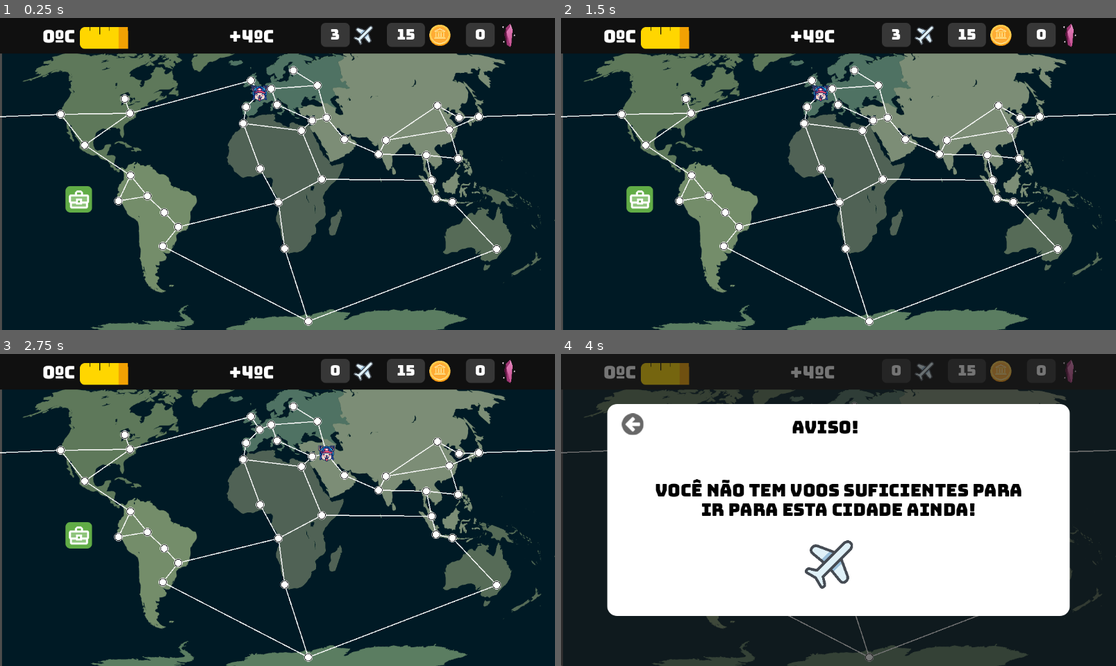
Above: before the commit, frames 1-4 (two rows, left to right).
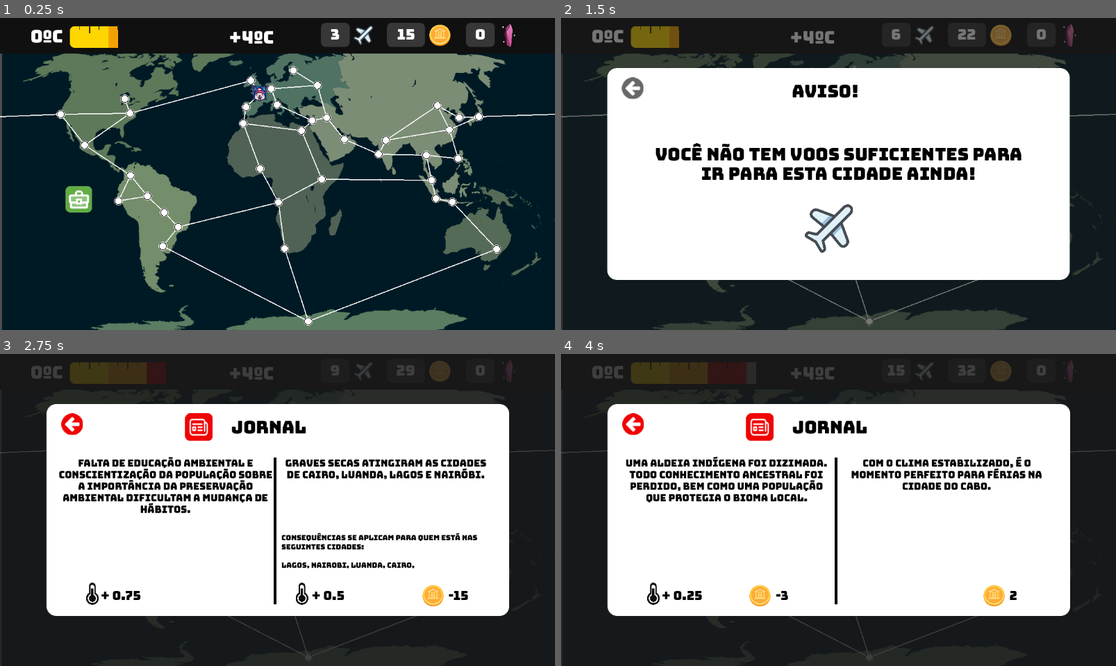
Above: after the commit, the same moments.

Repository: PabloGJBS/GreenGame
Game: Godot game, scene res://main/scene/main.tscn
The game is run twice, just before and just after one commit, with the same random seed, the same clock (stepped at 60 frames per second) and the same inputs.
Inputs (mouse positions are in pixels of both pictures, inside the frame that each line leads up to):
- Up to frame 1 (0.25 s): no input
- Up to frame 2 (1.5 s): click (871, 320) at 0.5 s; click (633, 89) at 1.27 s
- Up to frame 3 (2.75 s): click (327, 453) at 2.02 s
- Up to frame 4 (4 s): click (1016, 538) at 2.77 s; click (988, 491) at 3.52 s

The runs differ from the first frame. In frame 1, 0.7% of the frame differs, in the area x 5-50%, y 2-11%; in frame 2, 63%; in frame 3, 65%, in the area x 0-100%, y 1-100%; in frame 4, 13%.

Commit message:
US 43 - Everyone loses if temperature exceeds +4º #46 Tela de game over
Co-authored-by: PabloGJBS <plabo.jbs@gmail.com>

Diff:
--- /dev/null
+++ b/GameOver/Lost.tscn
@@ -0,0 +1,36 @@
+[gd_scene load_steps=3 format=3 uid="uid://dw6ko2nht41d0"]
+
+[ext_resource type="PackedScene" uid="uid://e41uscdwo833" path="res://Painel - global/painel.tscn" id="1_o52av"]
+[ext_resource type="FontFile" uid="uid://x68u5rsd0n4f" path="res://assets/fonts/Bungee-Regular.ttf" id="2_0srji"]
+
+[node name="Lost" type="Node2D"]
+
+[node name="Painel" parent="." instance=ExtResource("1_o52av")]
+
+[node name="Label" type="Label" parent="."]
+offset_left = 126.0
+offset_top = 252.0
+offset_right = 1026.0
+offset_bottom = 521.0
+theme_override_colors/font_color = Color(0, 0, 0, 1)
+theme_override_fonts/font = ExtResource("2_0srji")
+theme_override_font_sizes/font_size = 30
+text = "Vocês vacilaram demais e agora o planeta tá pegando fogo e todo mundo perdeu e morreu!
+
+Independente de quem era a pessoa mais rica, nós não comemos ou respiramos dinheiro.
+
+Espero que isso não se repita na vida real, hein?"
+horizontal_alignment = 1
+autowrap_mode = 3
+
+[node name="Label2" type="Label" parent="."]
+offset_left = 326.0
+offset_top = 125.0
+offset_right = 826.0
+offset_bottom = 167.0
+theme_override_colors/font_color = Color(0, 0, 0, 1)
+theme_override_fonts/font = ExtResource("2_0srji")
+theme_override_font_sizes/font_size = 41
+text = "Game (and life) OVER"
+horizontal_alignment = 1
+autowrap_mode = 3
--- a/jornal/scenes/jornalPainel.tscn
+++ b/jornal/scenes/jornalPainel.tscn
@@ -57,9 +57,9 @@
 [node name="City-consequence-sorte" type="Label" parent="Painel"]
 layout_mode = 0
 offset_left = 135.0
-offset_top = 384.0
+offset_top = 374.0
 offset_right = 567.0
-offset_bottom = 432.0
+offset_bottom = 422.0
 theme_override_colors/font_color = Color(0, 0, 0, 1)
 theme_override_fonts/font = ExtResource("6_lqsr0")
 theme_override_font_sizes/font_size = 15
@@ -85,10 +85,10 @@
 
 [node name="City-consequence-terra" type="Label" parent="Painel"]
 layout_mode = 0
-offset_left = 575.0
-offset_top = 384.0
-offset_right = 1007.0
-offset_bottom = 432.0
+offset_left = 583.0
+offset_top = 374.0
+offset_right = 1015.0
+offset_bottom = 422.0
 theme_override_colors/font_color = Color(0, 0, 0, 1)
 theme_override_fonts/font = ExtResource("6_lqsr0")
 theme_override_font_sizes/font_size = 15
@@ -101,9 +101,9 @@
 anchor_right = 0.5
 anchor_bottom = 1.0
 offset_left = -368.0
-offset_top = 479.0
+offset_top = 489.0
 offset_right = -257.0
-offset_bottom = -143.0
+offset_bottom = -133.0
 grow_horizontal = 2
 grow_vertical = 2
 theme_override_colors/font_color = Color(0, 0, 0, 1)
@@ -118,9 +118,9 @@
 anchor_right = 0.5
 anchor_bottom = 1.0
 offset_left = -131.0
-offset_top = 479.0
+offset_top = 489.0
 offset_right = -17.0
-offset_bottom = -143.0
+offset_bottom = -133.0
 grow_horizontal = 2
 grow_vertical = 2
 theme_override_colors/font_color = Color(0, 0, 0, 1)
@@ -135,9 +135,9 @@
 anchor_right = 0.5
 anchor_bottom = 1.0
 offset_left = 70.0
-offset_top = 479.0
+offset_top = 489.0
 offset_right = 207.0
-offset_bottom = -143.0
+offset_bottom = -133.0
 grow_horizontal = 2
 grow_vertical = 2
 theme_override_colors/font_color = Color(0, 0, 0, 1)
@@ -152,9 +152,9 @@
 anchor_right = 0.5
 anchor_bottom = 1.0
 offset_left = 354.0
-offset_top = 479.0
+offset_top = 489.0
 offset_right = 455.0
-offset_bottom = -143.0
+offset_bottom = -133.0
 grow_horizontal = 2
 grow_vertical = 2
 theme_override_colors/font_color = Color(0, 0, 0, 1)
@@ -163,22 +163,22 @@
 autowrap_mode = 3
 
 [node name="TwemojiCoin-sorte" type="Sprite2D" parent="Painel"]
-position = Vector2(412, 492)
+position = Vector2(412, 502)
 scale = Vector2(0.17, 0.17)
 texture = ExtResource("7_pju2t")
 
 [node name="TwemojiCoin2-terra" type="Sprite2D" parent="Painel"]
-position = Vector2(898, 492)
+position = Vector2(898, 502)
 scale = Vector2(0.17, 0.17)
 texture = ExtResource("7_pju2t")
 
 [node name="temperature-icon-sorte" type="Sprite2D" parent="Painel"]
-position = Vector2(191, 488)
+position = Vector2(191, 498)
 scale = Vector2(0.15, 0.15)
 texture = ExtResource("8_xax2i")
 
 [node name="temperature-icon-terra" type="Sprite2D" parent="Painel"]
-position = Vector2(626, 488)
+position = Vector2(626, 498)
 scale = Vector2(0.15, 0.15)
 texture = ExtResource("8_xax2i")
 
--- a/jornal/scripts/jornalPainel.gd
+++ b/jornal/scripts/jornalPainel.gd
@@ -4,6 +4,9 @@
 
 var terraNews = []
 var sorteNews = []
+
+signal jornalConsequences (newJornal : Jornal)
+
 
 # Called when the node enters the scene tree for the first time.
 func _ready():
@@ -66,65 +69,114 @@
 
 				terraNews.append(news)
 
-func show_jornal():
-	#Sorte
-	var randomIndex = randi_range(0, sorteNews.size()-1)
-	while (sorteNews.size() > 0 and sorteNews[randomIndex] == null):
-		randomIndex = randi_range(0, sorteNews.size()-1)
-	var randomNew = sorteNews[randomIndex]
-	sorteNews.pop_at(randomIndex)
+func show_jornal(globalTemperature : float):
+	showSorte()
+	showTerra(globalTemperature)
+	self.visible = true
 
-	$"Painel/Sorte-Story".text = randomNew.story
-	if randomNew.temperatureRise > 0:
+
+func _on_back_button_pressed():
+	self.visible = false
+
+func showSorte():
+	var randomIndexSorte = randi_range(0, sorteNews.size()-1)
+	while (sorteNews.size() > 0 and sorteNews[randomIndexSorte] == null):
+		randomIndexSorte = randi_range(0, sorteNews.size()-1)
+	var randomNewSorte = sorteNews[randomIndexSorte]
+	sorteNews.pop_at(randomIndexSorte)
+
+	jornalConsequences.emit(randomNewSorte)
+
+	$"Painel/Sorte-Story".text = randomNewSorte.story
+
+	if randomNewSorte.temperatureRise > 0:
 		$"Painel/temperature-icon-sorte".visible = true
-		$"Painel/tempIncrease-Sorte".text = "+ " + str(randomNew.temperatureRise)
+		$"Painel/tempIncrease-Sorte".text = "+ " + str(randomNewSorte.temperatureRise)
 	else:
 		$"Painel/temperature-icon-sorte".visible = false
-		$"Painel/tempIncrease-Sorte".text = ""
+		$"Painel/tempIncrease-Sorte".text = " "
 
-	$"Painel/coins-Sorte".text = str(randomNew.coinsConsequence)
-	$"Painel/City-consequence-sorte".text = str(randomNew.cityConsequence)
 
-	var strCitySorte = "Isto se aplica para quem está nas seguintes cidades: "
+	if randomNewSorte.coinsConsequence != 0:
+		$"Painel/TwemojiCoin-sorte".visible = true
+		$"Painel/coins-Sorte".text = str(randomNewSorte.coinsConsequence)
+	else:
+		$"Painel/TwemojiCoin-sorte".visible = false
+		$"Painel/coins-Sorte".text = " "
 
-	if (randomNew.cityConsequence.size() > 1):
-		for i in randomNew.cityConsequence:
-			strCitySorte = strCitySorte + str(i) + " ,"
-		#this is for taking the last "," out
-		strCitySorte.erase((strCitySorte.length() - 3), 3)
-		$"Painel/City-consequence-sorte".text = strCitySorte
+	var strCity = "Consequências se aplicam para quem está nas seguintes cidades: \n\n"
+
+	if (randomNewSorte.cityConsequence[0] != ""):
+		for i in randomNewSorte.cityConsequence:
+			strCity = strCity + str(i) + ", "
+		var leng = strCity.length()
+		strCity = strCity.erase(leng-2)
+		$"Painel/City-consequence-sorte".text = strCity
 	else:
 		$"Painel/City-consequence-sorte".text = ""
 
-	#Terra
-	var randomIndexT = randi_range(0, terraNews.size()-1)
-	while (terraNews.size() > 0 and terraNews[randomIndexT] == null):
-		randomIndexT = randi_range(0, terraNews.size()-1)
-	var randomNewT = terraNews[randomIndexT]
-	terraNews.pop_at(randomIndexT)
 
-	$"Painel/Terra-Story".text = randomNewT.story
-	if randomNewT.temperatureRise > 0:
+
+func showTerra(globalTemperature : float):
+	#For eficiency i am picking the range of each categorie in the Jornal Terra csv
+	#I dont know if I do it because if I change the csv I will need to change this
+	#Efficient x Mannutenability
+
+	var rangeMax
+	var rangeMin
+
+	if (globalTemperature > 0 and globalTemperature <= 1):
+		#categorie : Amarelo / Yellow
+		rangeMin = 0
+		rangeMax = 10
+
+	if (globalTemperature > 1 and globalTemperature <= 2):
+		#categorie : Laranja / Orange
+		rangeMin = 11
+		rangeMax = 23
+
+	if (globalTemperature > 2 and globalTemperature <= 3):
+		#categorie :  Vermelho / Red
+		rangeMin = 24
+		rangeMax = 39
+
+	if (globalTemperature > 3 and globalTemperature <= 4):
+		#categorie : Cinza / Grey
+		rangeMin = 42
+		rangeMax = 50
+
+	var randomIndexTerra = randi_range(rangeMin, rangeMax)
+	while (terraNews.size() > 0 and terraNews[randomIndexTerra] == null):
+		randomIndexTerra = randi_range(rangeMin, rangeMax)
+	var randomNewTerra = terraNews[randomIndexTerra]
+	terraNews.pop_at(randomIndexTerra)
+
+	jornalConsequences.emit(randomNewTerra)
+
+	$"Painel/Terra-Story".text = randomNewTerra.story
+
+	if randomNewTerra.temperatureRise > 0:
 		$"Painel/temperature-icon-terra".visible = true
-		$"Painel/tempIncrease-Terra".text = "+ " + str(randomNewT.temperatureRise)
+		$"Painel/tempIncrease-Terra".text = "+ " + str(randomNewTerra.temperatureRise)
 	else:
 		$"Painel/temperature-icon-terra".visible = false
-		$"Painel/tempIncrease-Sorte".text = ""
+		$"Painel/tempIncrease-Terra".text = " "
 
-	$"Painel/coins-Terra".text = str(randomNewT.coinsConsequence)
 
-	var strCity = "Isto se aplica para quem está nas seguintes cidades: "
+	if randomNewTerra.coinsConsequence != 0:
+		$"Painel/TwemojiCoin2-terra".visible = true
+		$"Painel/coins-Terra".text = str(randomNewTerra.coinsConsequence)
+	else:
+		$"Painel/TwemojiCoin2-terra".visible = false
+		$"Painel/coins-Terra".text = " "
 
-	if (randomNewT.cityConsequence.size() > 1):
-		for i in randomNewT.cityConsequence:
-			strCity = strCity + str(i) + " ,"
-		#this is for taking the last "," out
-		strCity.erase((strCity.length() - 3), 3)
+	var strCity = "Consequências se aplicam para quem está nas seguintes cidades: \n\n"
+
+	if (randomNewTerra.cityConsequence[0] != ""):
+		for i in randomNewTerra.cityConsequence:
+			strCity = strCity + str(i) + ", "
+		var leng = strCity.length()
+		strCity = strCity.erase(leng-2)
 		$"Painel/City-consequence-terra".text = strCity
 	else:
 		$"Painel/City-consequence-terra".text = ""
-
-	self.visible = true
-
-func _on_back_button_pressed():
-	self.visible = false
--- a/main/scene/main.tscn
+++ b/main/scene/main.tscn
@@ -35,7 +35,6 @@
 offset_bottom = 74.0
 
 [node name="Timer" type="Timer" parent="."]
-wait_time = 230.0
 autostart = true
 
 [node name="Label-plane" type="Label" parent="."]
@@ -88,17 +87,17 @@
 
 [node name="Label -temp-max" type="Label" parent="."]
 offset_left = 475.0
-offset_top = 20.0
+offset_top = 22.0
 offset_right = 569.0
-offset_bottom = 57.0
+offset_bottom = 59.0
 theme_override_fonts/font = ExtResource("3_rt5r6")
 theme_override_font_sizes/font_size = 36
 text = "+4ºC"
 
 [node name="Label -temp-min" type="Label" parent="."]
-offset_left = 88.0
+offset_left = 63.0
 offset_top = 20.0
-offset_right = 182.0
+offset_right = 136.0
 offset_bottom = 57.0
 theme_override_fonts/font = ExtResource("3_rt5r6")
 theme_override_font_sizes/font_size = 36
@@ -128,11 +127,11 @@
 visible = false
 z_index = 3
 
-[node name="TextureProgressBar" type="TextureProgressBar" parent="."]
-offset_left = 166.0
-offset_top = 19.0
-offset_right = 466.0
-offset_bottom = 59.0
+[node name="Termometro" type="TextureProgressBar" parent="."]
+offset_left = 145.0
+offset_top = 17.0
+offset_right = 465.0
+offset_bottom = 62.0
 max_value = 4.0
 step = 0.125
 value = 1.25
--- a/main/scripts/WorldMap.gd
+++ b/main/scripts/WorldMap.gd
@@ -6,23 +6,9 @@
 var cityButtonScene = preload("res://main/scene/CityButton.tscn")
 #var cityArrumar : City
 
-var globalTemperature : float = 1.25
-var communityKnowledgeGems : int
 
 signal cityButtonPressed (city: City)
 
-
-func getGlobalTemperature():
-	return globalTemperature
-
-func setGlobalTemperature(value):
-	globalTemperature = value
-
-func getcommunityKnowledgeGems():
-	return communityKnowledgeGems
-
-func setcommunityKnowledgeGems(value):
-	communityKnowledgeGems = value
 
 func add_city( city : City):
 	cityWorldMap[city.nameCity] = city
--- a/main/scripts/main.gd
+++ b/main/scripts/main.gd
@@ -9,8 +9,27 @@
 var csv_file_path_cities: String = "res://Data/Mapa/Lista de atividades - Mapa.csv"
 
 
+var globalTemperature : float = 1.25
+var communityKnowledgeGems : int
+
+func getGlobalTemperature():
+	return globalTemperature
+
+func addGlobalTemperature(value : float):
+	globalTemperature = globalTemperature + value
+	$Termometro.value = globalTemperature
+	if (globalTemperature > 4):
+		get_tree().change_scene_to_file("res://GameOver/Lost.tscn")
+
+func getcommunityKnowledgeGems():
+	return communityKnowledgeGems
+
+func setcommunityKnowledgeGems(value):
+	communityKnowledgeGems = value
 
 func _ready():
+	load("res://GameOver/Lost.tscn")
+
 	$"Label-plane".text = str(player.getflights())
 	$"Label-coins".text = str(player.getcoins())
 	$"Label-kgem".text = str(player.getknowledgeGems())
@@ -18,6 +37,8 @@
 	worldMap.cityButtonPressed.connect(moving_player)
 
 	player.connect("playerChangedCity", activityPainel.setPlayerCurrentCity)
+
+	jornalPainel.connect("jornalConsequences", dealJornalConsequences)
 
 	var file = FileAccess.open(csv_file_path_cities, FileAccess.READ)
 	var fileData = []
@@ -71,9 +92,23 @@
 	player.setcoins(valuecoins)
 	$"Label-coins".text = str(player.getcoins())
 
-	jornalPainel.show_jornal()
+	jornalPainel.show_jornal(globalTemperature)
 
+func dealJornalConsequences (jornal : Jornal):
+	var increaseTemp = jornal.temperatureRise
+	addGlobalTemperature(increaseTemp)
 
+	if jornal.cityConsequence[0] == "":
+		var coins = player.getcoins()
+		coins = coins + jornal.coinsConsequence
+		player.setcoins(coins)
+	else:
+		for city in jornal.cityConsequence:
+			if player.playercurrentCity.nameCity == city:
+				var coins = player.getcoins()
+				coins = coins + jornal.coinsConsequence
+				player.setcoins(coins)
+	$"Label-coins".text = str(player.getcoins())
 
 func _on_activity_list_button_pressed():
 	activityPainel.visible = true
